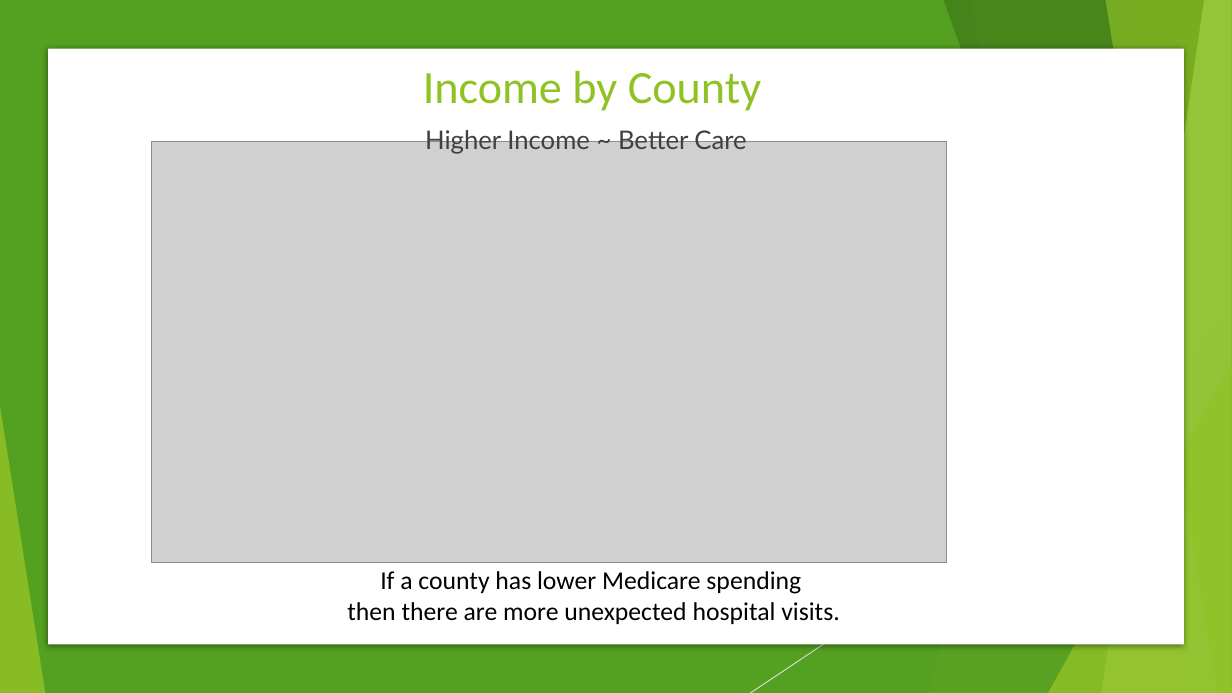
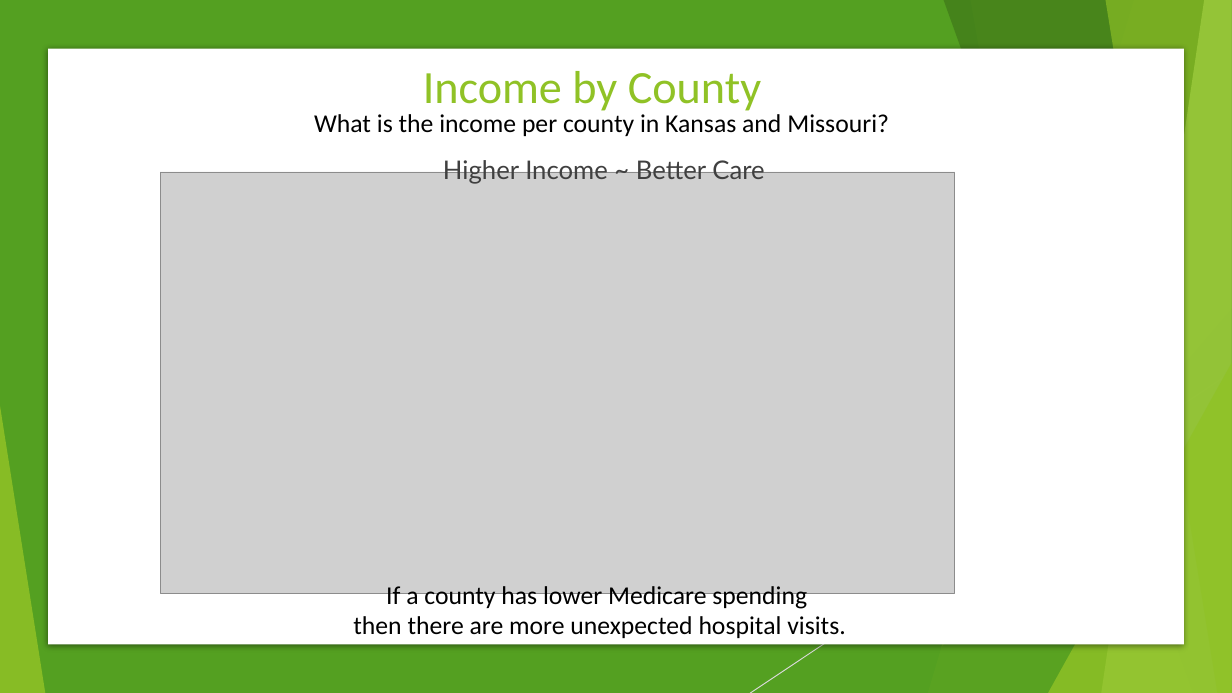
Before and after one commit to TedMur/SnakeBait, a slide deck: slide 7 of SnakeBitePresentation.pptx. Drawn at 1232x693 pixels with LibreOffice and Linux fonts; fonts in the diff are those of the drawing; grey boxes stand for pictures. Boxes give left, top, right and bottom in pixels: in the first picture for what was removed or moved away, otherwise in the second. Text is boxed around its words. In the diff, an @@ line names an element or a change of style, - is before the commit and + after.

```diff
--- a/SnakeBitePresentation.pptx
+++ b/SnakeBitePresentation.pptx
@@ text added at [314, 114, 889, 136], 20 pt, text #000000 @@
+What is the income per county in Kansas and Missouri?
@@ picture: place and size @@
-picture at [152, 141, 946, 563]
+picture at [160, 172, 955, 593]
@@ text "Higher Income ~ Better Care": place and size @@
-text "Higher Income ~ Better Care" at [425, 127, 746, 154]
+text "Higher Income ~ Better Care" at [443, 157, 764, 184]
@@ text "If a county has lower ...": place and size @@
-text "If a county has lower ..." at [347, 571, 840, 624]
+text "If a county has lower ..." at [353, 586, 846, 638]
```
Also in this commit, not shown: 9 other slides changed.
